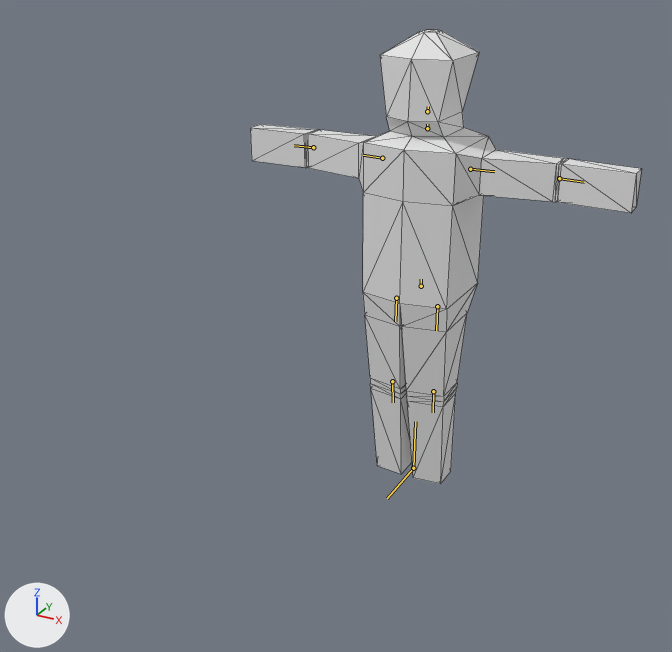
What one commit did to the glTF model Animations/Import/dummy.glb.
Before and after are seen from a camera (50 mm lens) standing at (5.22, -12.16, 8.34) and looking at (-0.18, -2.34, 3.43). Arrows for +X, +Y and +Z are at lower left; the lights stay in place. The bones that bend it are drawn over the model as lines. Mesh edges are drawn as thin lines.
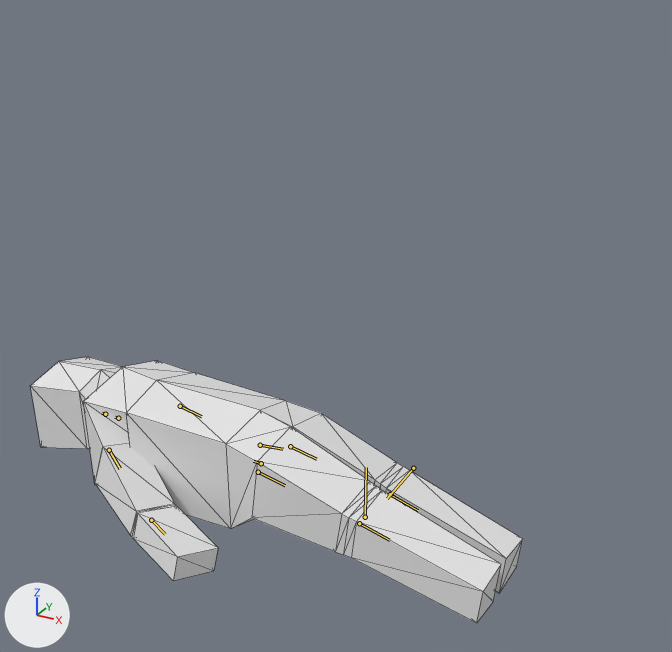
The newer file adds an action. The first version stands in its rest pose; the second is drawn at frame 90 of the action 'GetInBed'.

Boxes [x1, y1, x2, y2] around the edits, measured in the pictures (672 x 652 px):
'Cube', posed (25% wider, 41% shorter)
    before: [250, 29, 642, 484]
    after: [31, 357, 523, 623]
bone 'Root', root to tip
    before: (413, 468) to (415, 421)
    after: (365, 517) to (366, 467)
bone 'Spine', root to tip
    before: (421, 286) to (421, 279)
    after: (261, 463) to (253, 461)
bone 'UpperArm_l', root to tip
    before: (382, 158) to (363, 155)
    after: (109, 450) to (120, 468)
bone 'LowerArm_l', root to tip
    before: (313, 147) to (294, 145)
    after: (151, 520) to (165, 534)
bone 'UpperArm_r', root to tip
    before: (470, 169) to (494, 171)
    after: (180, 406) to (201, 416)
bone 'LowerArm_r', root to tip
    before: (559, 178) to (584, 182)
    after: (260, 445) to (283, 449)
bone 'UpperLeg_r', root to tip
    before: (396, 298) to (395, 321)
    after: (258, 472) to (285, 485)
bone 'LowerLeg_r', root to tip
    before: (392, 381) to (393, 402)
    after: (359, 523) to (389, 540)
bone 'UpperLeg_l', root to tip
    before: (437, 306) to (436, 330)
    after: (290, 446) to (316, 459)
bone 'LowerLeg_l', root to tip
    before: (433, 391) to (433, 412)
    after: (390, 494) to (418, 510)

The edits, one by one:
Bone 'Root' (bone_root) moves from (0.0, 0.0, 0.0) to (0.02, 0.0, -0.441).
Bone 'Root' (bone_root) turns from (0, 0, 0) to (0, 173, 0) degrees about its own x, y and z.
Bone 'Spine' (bone_spine) moves from (0.0, 0.0, 0.0) to (0.015, -0.281, 0.663).
Bone 'Spine' (bone_spine) turns from (0, 0, 0) to (92, -86, 0) degrees about its own x, y and z.
Bone 'UpperArm_l' (bone_upperarm_l) turns from (0, 0, 0) to (18, -17, -71) degrees about its own x, y and z.
Bone 'LowerArm_l' (bone_lowerarm_l) turns from (0, 0, 0) to (-11, 0, 3) degrees about its own x, y and z.
Bone 'UpperArm_r' (bone_upperarm_r) turns from (0, 0, 0) to (23, 23, 81) degrees about its own x, y and z.
Bone 'LowerArm_r' (bone_lowerarm_r) turns from (0, 0, 0) to (-15, -1, -4) degrees about its own x, y and z.
Bone 'UpperLeg_r' (bone_upperleg_r) moves from (0.0, 0.0, 0.0) to (0.0, -0.002, -0.001).
Bone 'UpperLeg_r' (bone_upperleg_r) turns from (0, 0, 0) to (11, 1, 0) degrees about its own x, y and z.
Bone 'LowerLeg_r' (bone_lowerleg_r) turns from (0, 0, 0) to (-4, -1, 0) degrees about its own x, y and z.
Bone 'UpperLeg_l' (bone_upperleg_l) moves from (0.0, 0.0, 0.0) to (0.0, -0.003, -0.001).
Bone 'UpperLeg_l' (bone_upperleg_l) turns from (0, 0, 0) to (12, 1, 0) degrees about its own x, y and z.
Bone 'LowerLeg_l' (bone_lowerleg_l) turns from (0, 0, 0) to (-4, 3, 2) degrees about its own x, y and z.
